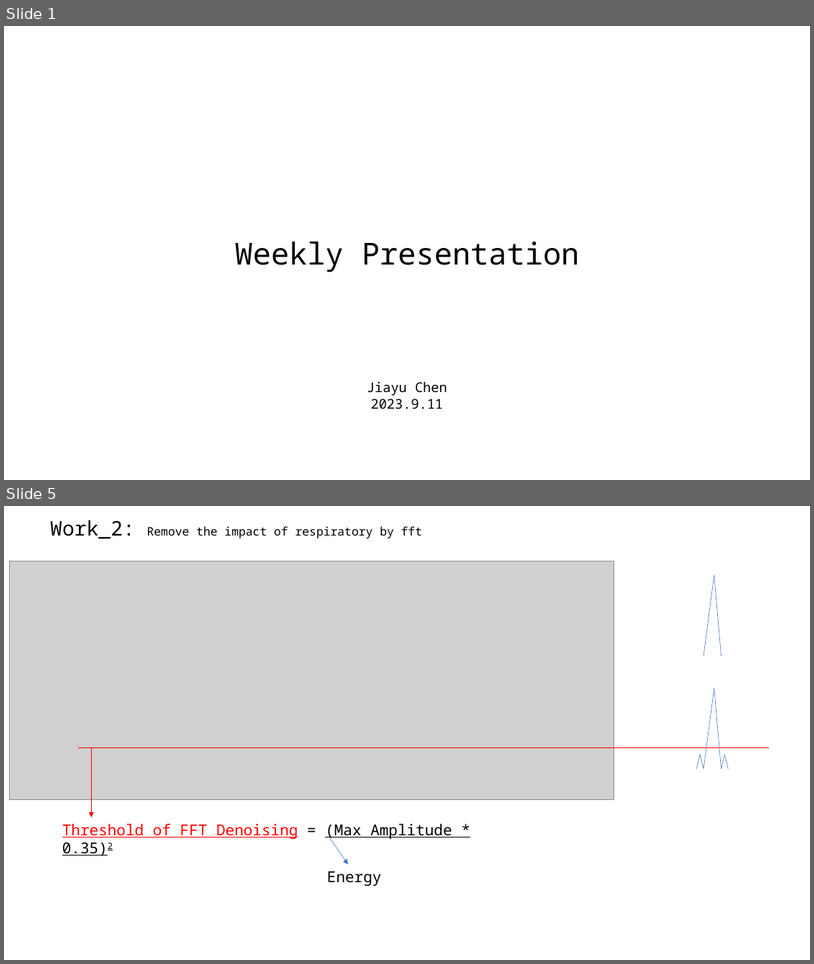
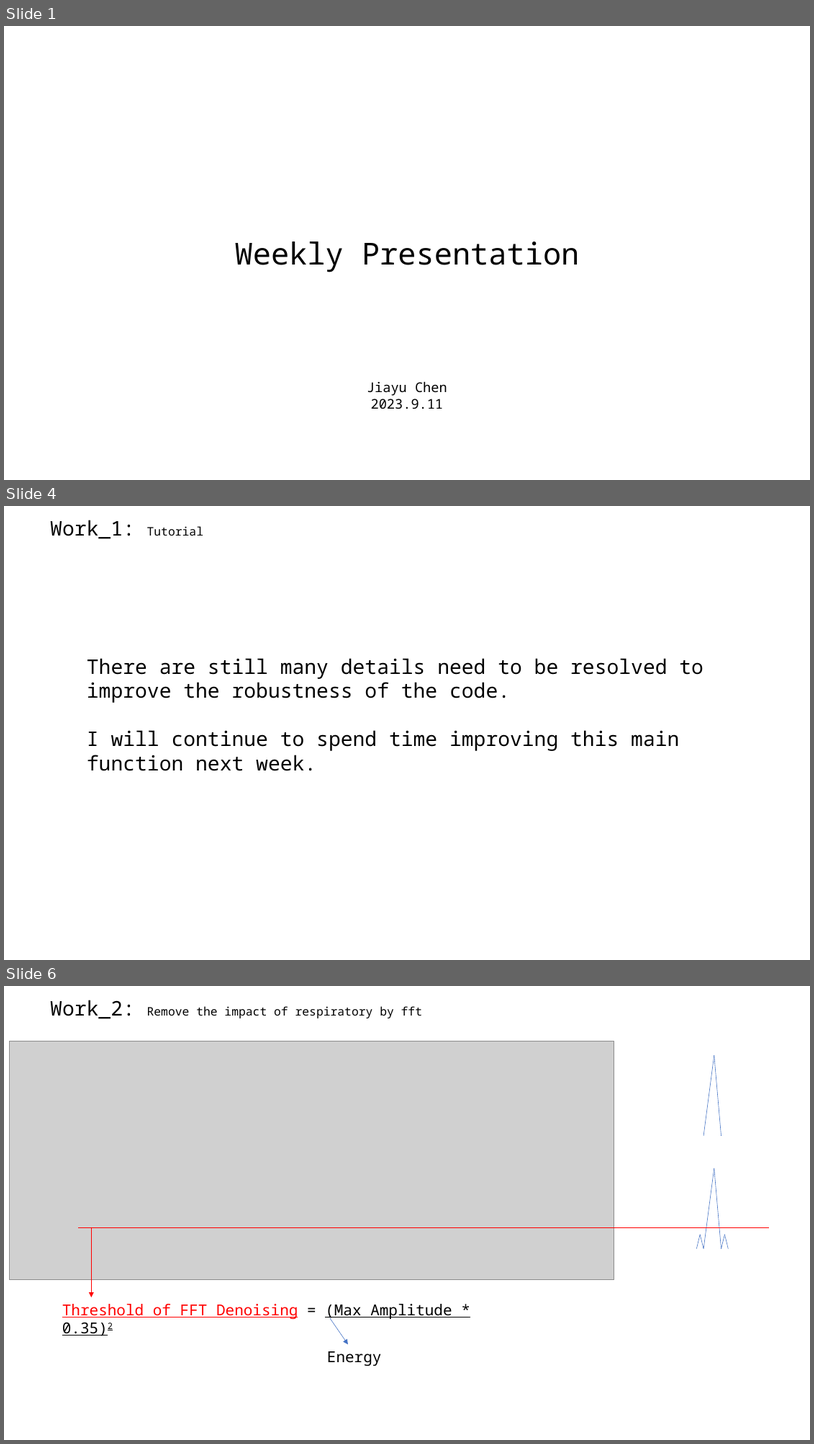
Before and after one commit to A-Big-Tortoise/Presentation, a slide deck: Presentation_911_JiayuChen.pptx. Shown one above the other, each under a label of ours: slides 1 and 5 before the commit, slides 1, 4 and 6 after it; the slides between them are not shown. The pictures are 814x964 and 814x1444 pixels, drawn with LibreOffice and Linux fonts; fonts in the diff are those of the drawing; grey boxes stand for pictures. Boxes give left, top, right and bottom in pixels: in the first picture for what was removed or moved away, otherwise in the second. Text is boxed around its words. In the diff, an @@ line names an element or a change of style, - is before the commit and + after.

```diff
--- a/Presentation_911_JiayuChen.pptx
+++ b/Presentation_911_JiayuChen.pptx
@@ slide 4 added at [4, 506, 810, 960], background #FFFFFF @@
@@ text added at [50, 520, 203, 539], 14 pt, text #000000 @@
+Work_1: Tutorial
@@ text added at [87, 658, 704, 771], 24 pt, text #000000 @@
+There are still many details need to be resolved to improve the robustness of the code.
+I will continue to spend time improving this main function next week.
@@ what was slide 5 is now slide 6 @@
```
Also in this commit, not shown: 9 slides changed, 3 other slides added, 3 slides removed.
